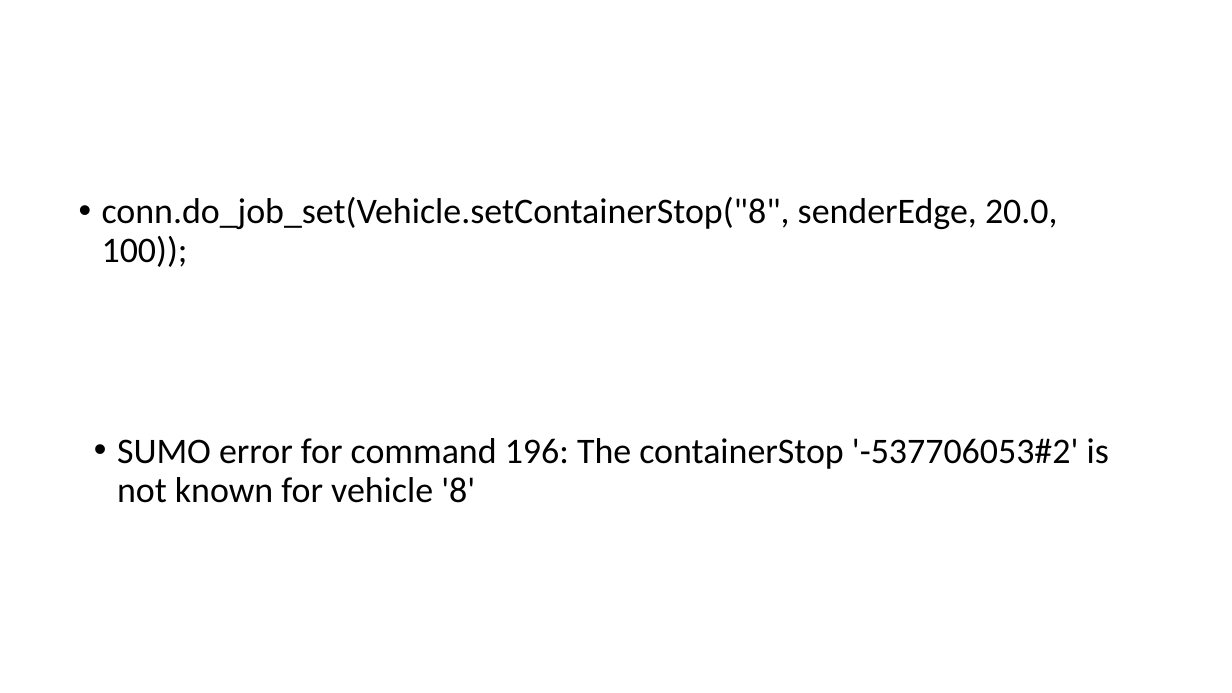
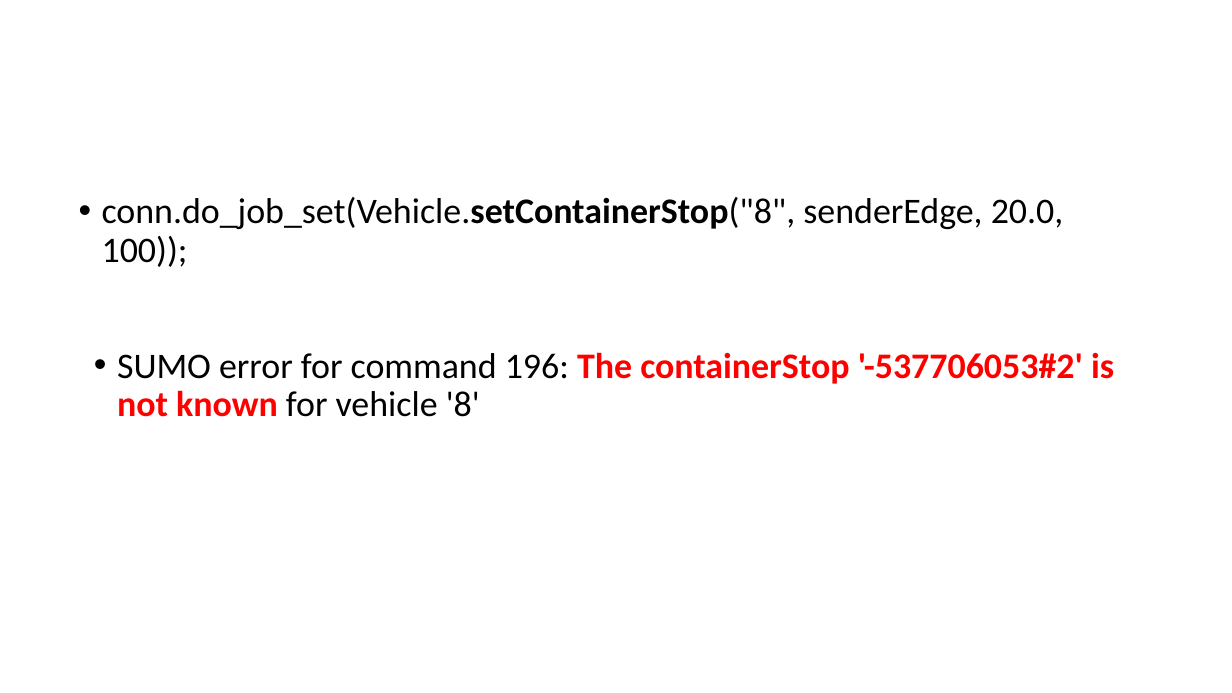
Before and after one commit to YenKang/Smart-Logistics-Plan, a slide deck: slide 47 of eclipse workspace/java_library/sumo_implementation recording.pptx. Drawn at 1232x693 pixels with LibreOffice and Linux fonts; fonts in the diff are those of the drawing. Boxes give left, top, right and bottom in pixels: in the first picture for what was removed or moved away, otherwise in the second. Text is boxed around its words. In the diff, an @@ line names an element or a change of style, - is before the commit and + after.

```diff
--- a/eclipse workspace/java_library/sumo_implementation recording.pptx
+++ b/eclipse workspace/java_library/sumo_implementation recording.pptx
@@ text "conn.do_job_set(Vehicle.setContainerStop("8", senderEdge, 20 ..." at [102, 197, 1064, 267]: bold on in "conn.do_job_set(Vehicle.setContainerStop("8"," @@
@@ text "SUMO error for command 196: ...": place and size @@
-text "SUMO error for command 196: ..." at [117, 438, 1109, 503]
+text "SUMO error for command 196: ..." at [117, 352, 1114, 417]
@@ text "SUMO error for command 196: ..." at [117, 352, 1114, 417]: text colour #000000 to #FF0000, bold on in "The containerStop '-537706053#2' is not known" @@
```
Also in this commit, not shown: 3 other slides changed, 2 slides added, 2 other files.
